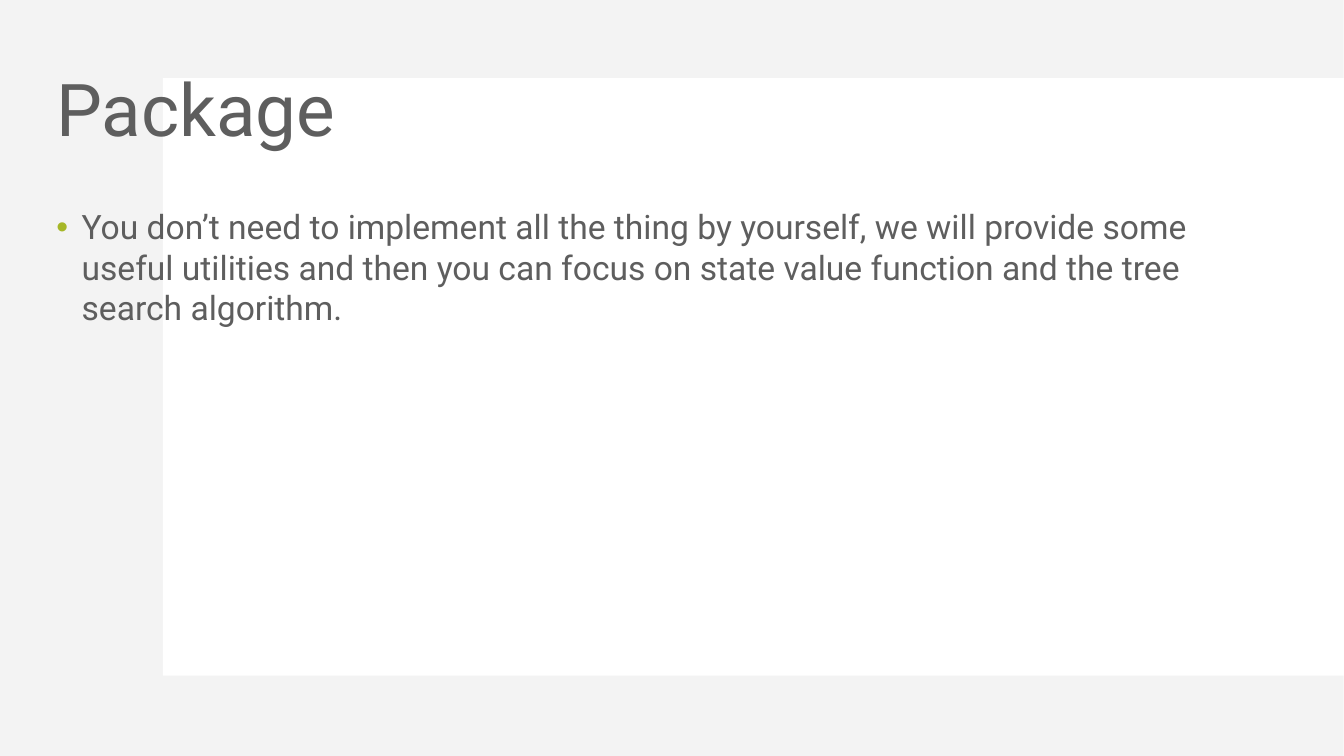
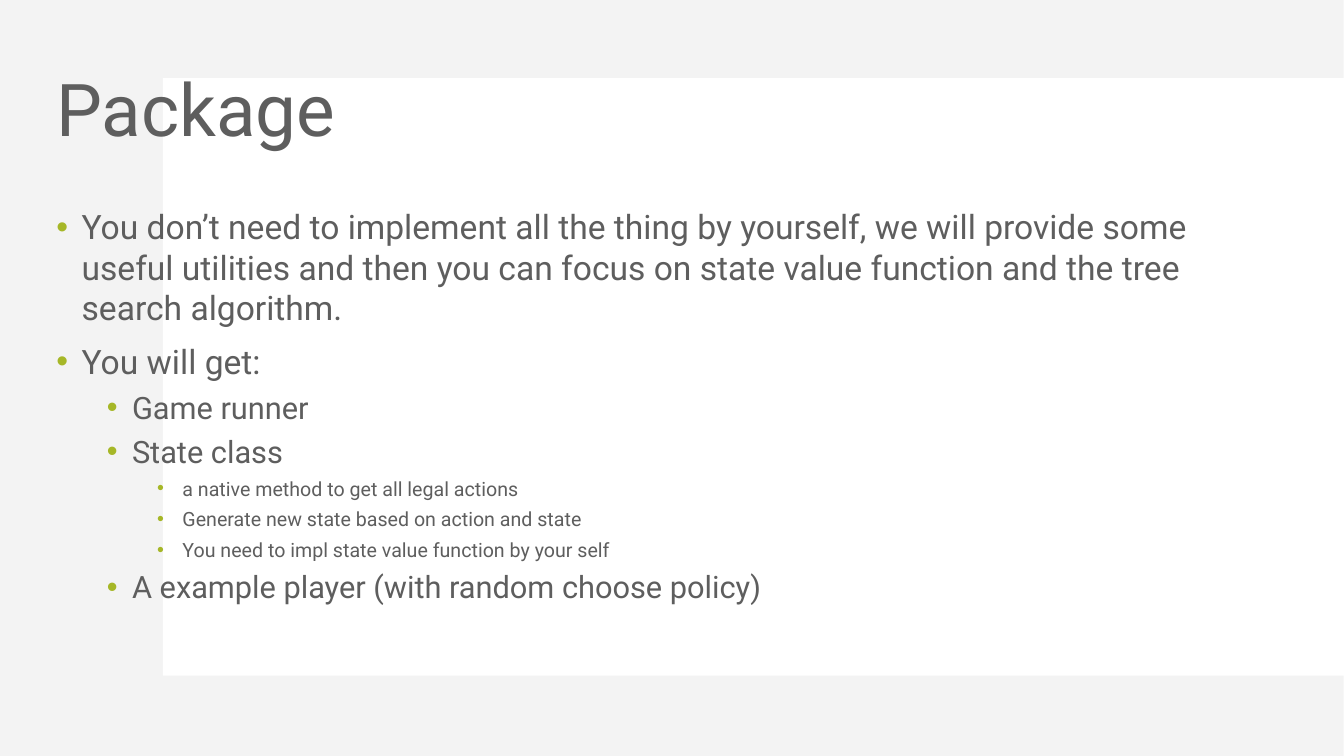
Before and after one commit to KohakuBlueleaf/MiniChess, a slide deck: slide 65 of document/Mini Project 3 introduction.pptx (slide 64 before the commit). Drawn at 1344x756 pixels with LibreOffice and Linux fonts; fonts in the diff are those of the drawing. Boxes give left, top, right and bottom in pixels: in the first picture for what was removed or moved away, otherwise in the second. Text is boxed around its words. In the diff, an @@ line names an element or a change of style, - is before the commit and + after.

```diff
--- a/document/Mini Project 3 introduction.pptx
+++ b/document/Mini Project 3 introduction.pptx
@@ text at [82, 349, 761, 605]: paragraphs added @@
+• You will get:
+  • Game runner
+  • State class
+    • a native method to get all legal actions
+    • Generate new state based on action and state
+    • You need to impl state value function by your self
+  • A example player (with random choose policy)
```
Also in this commit, not shown: 18 slides added, 1 other file.
